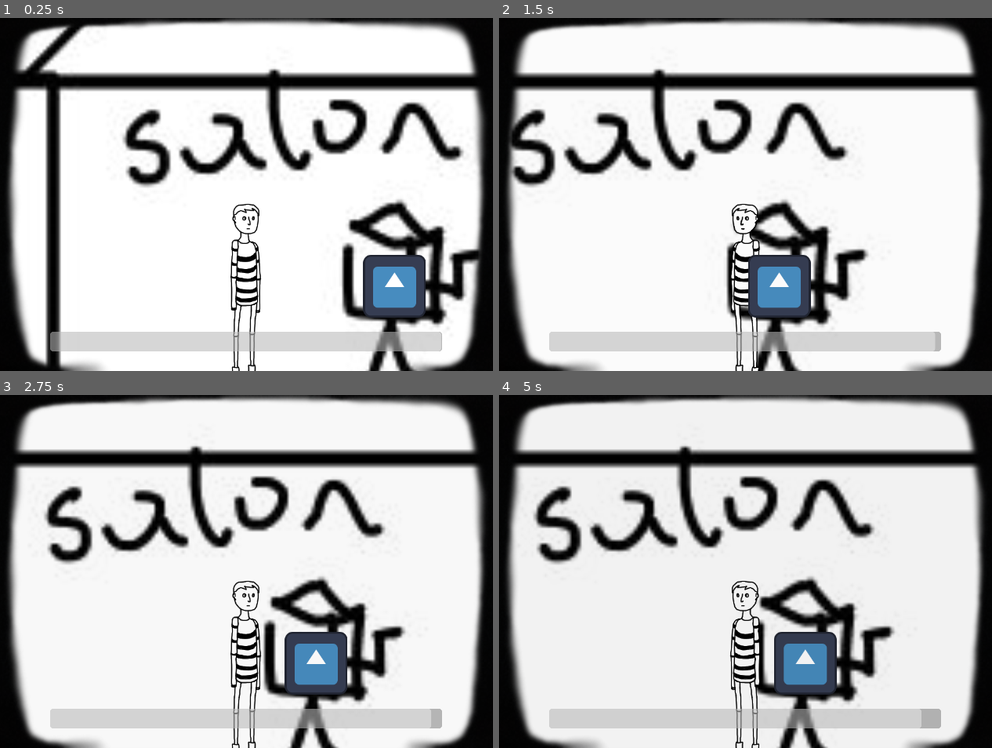
Above: before the commit, frames 1-4 (two rows, left to right).
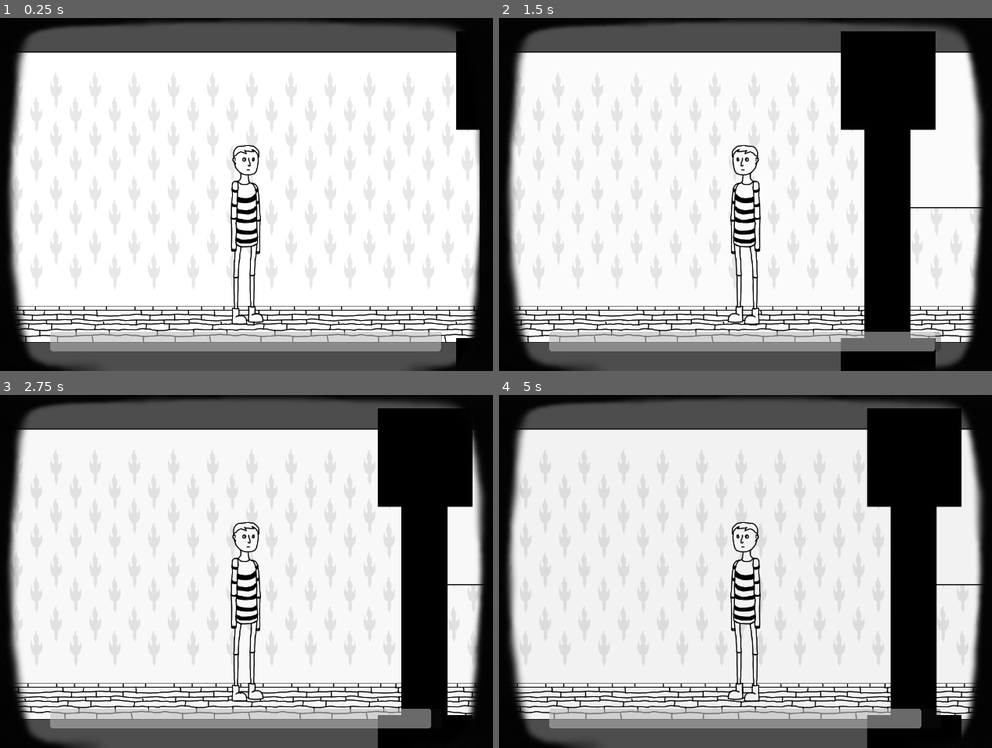
Above: after the commit, the same moments.

Repository: badzianga/booger-aids
Game: Godot game, scene res://scenes/house/house.tscn
Two runs of this game, one before a commit and one after it. Both use one fixed random seed, a clock stepped at 60 frames per second and the inputs below. The engine's default icon, where the game draws it, is replaced by a stand-in: a white triangle on a blue panel in a dark square.
Inputs (mouse positions are in pixels of both pictures, inside the frame that each line leads up to):
- Up to frame 1 (0.25 s): no input
- Up to frame 2 (1.5 s): tap Enter (ui_accept) at 0.5, 0.77 s; move the mouse to (893, 286) at 0.52 s; press the mouse at (893, 286) at 0.53 s; move the mouse to (617, 212) at 1.27 s; release the mouse at (617, 212) at 1.28 s; click (617, 212) at 1.35 s
- Up to frame 3 (2.75 s): tap Enter (ui_accept) at 1.52 s; move the mouse to (310, 493) at 2.02 s; press the mouse at (310, 493) at 2.03 s
- Up to frame 4 (5 s): tap Enter (ui_accept) at 2.75, 3.02, 3.5, 3.77, 4.52 s; move the mouse to (715, 642) at 2.77 s; release the mouse at (715, 642) at 2.78 s; click (715, 642) at 2.85 s; move the mouse to (932, 624) at 3.52 s; press the mouse at (932, 624) at 3.53 s; move the mouse to (558, 518) at 4.27 s; release the mouse at (558, 518) at 4.28 s; click (558, 518) at 4.35 s

The runs differ from the first frame. In frame 1, 39% of the frame differs, in the area x 2-99%, y 0-100%; in frame 2, 43%; in frame 3, 44%; in frame 4, 43%.

Commit message:
Camera limits in 0th floor

Diff:
--- a/scenes/house/house.tscn
+++ b/scenes/house/house.tscn
@@ -1,22 +1,31 @@
-[gd_scene load_steps=4 format=3 uid="uid://d61nxx0wh2fi"]
+[gd_scene load_steps=6 format=3 uid="uid://d61nxx0wh2fi"]
 
 [ext_resource type="PackedScene" uid="uid://7ifmdiqbak0l" path="res://scenes/player/player.tscn" id="1_amm8k"]
-[ext_resource type="Texture2D" uid="uid://br8w30a5y81jg" path="res://assets/home/house_sketch_design.jpeg" id="1_fcl3b"]
+[ext_resource type="Texture2D" uid="uid://bm4qrlbtjjuyg" path="res://assets/home/sketch_floor_0.png" id="1_l38sa"]
+[ext_resource type="PackedScene" uid="uid://dvbfdjbbakc4c" path="res://scenes/player/camera.tscn" id="3_8kjy4"]
 [ext_resource type="PackedScene" uid="uid://cw6ru4x3kiyjc" path="res://scenes/house/tv.tscn" id="3_aob1w"]
+
+[sub_resource type="WorldBoundaryShape2D" id="WorldBoundaryShape2D_xty2e"]
+normal = Vector2(1, 0)
 
 [node name="House" type="Node2D"]
 
 [node name="Sprite" type="Sprite2D" parent="."]
-position = Vector2(-4516, -926)
-scale = Vector2(6.8, 6.8)
-texture = ExtResource("1_fcl3b")
+texture = ExtResource("1_l38sa")
 centered = false
 
 [node name="Player" parent="." instance=ExtResource("1_amm8k")]
-position = Vector2(665, 2765)
+position = Vector2(3432, 392)
 
-[node name="Camera" type="Camera2D" parent="Player"]
-offset = Vector2(0, -180)
+[node name="Camera" parent="Player" instance=ExtResource("3_8kjy4")]
 
 [node name="TV" parent="." instance=ExtResource("3_aob1w")]
 position = Vector2(968, 2772)
+
+[node name="LeftBorder" type="StaticBody2D" parent="."]
+
+[node name="CollisionShape" type="CollisionShape2D" parent="LeftBorder"]
+position = Vector2(111, 271)
+shape = SubResource("WorldBoundaryShape2D_xty2e")
+
+[editable path="Player/Camera"]
--- /dev/null
+++ b/scenes/player/camera.gd
@@ -0,0 +1,6 @@
+extends Camera2D
+
+
+func _ready() -> void:
+	limit_left = $LeftLimit.global_position.x
+	limit_right = $RightLimit.global_position.x
--- /dev/null
+++ b/scenes/player/camera.tscn
@@ -0,0 +1,13 @@
+[gd_scene load_steps=2 format=3 uid="uid://dvbfdjbbakc4c"]
+
+[ext_resource type="Script" path="res://scenes/player/camera.gd" id="1_yj1y5"]
+
+[node name="Camera" type="Camera2D"]
+offset = Vector2(0, -60)
+script = ExtResource("1_yj1y5")
+
+[node name="LeftLimit" type="Marker2D" parent="."]
+position = Vector2(-3608, -136)
+
+[node name="RightLimit" type="Marker2D" parent="."]
+position = Vector2(2984, -136)
Binary file added: assets/home/sketch_floor_0.png
Not shown, added: assets/home/sketch_floor_0.png.import
